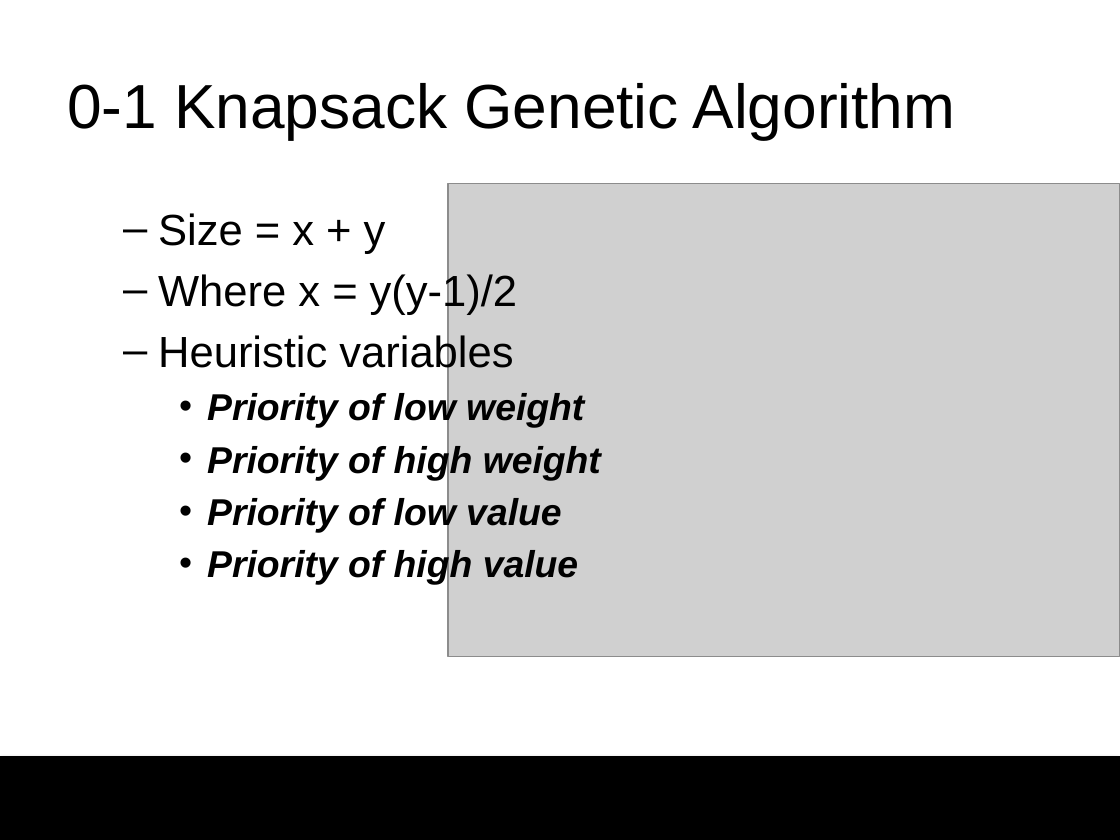
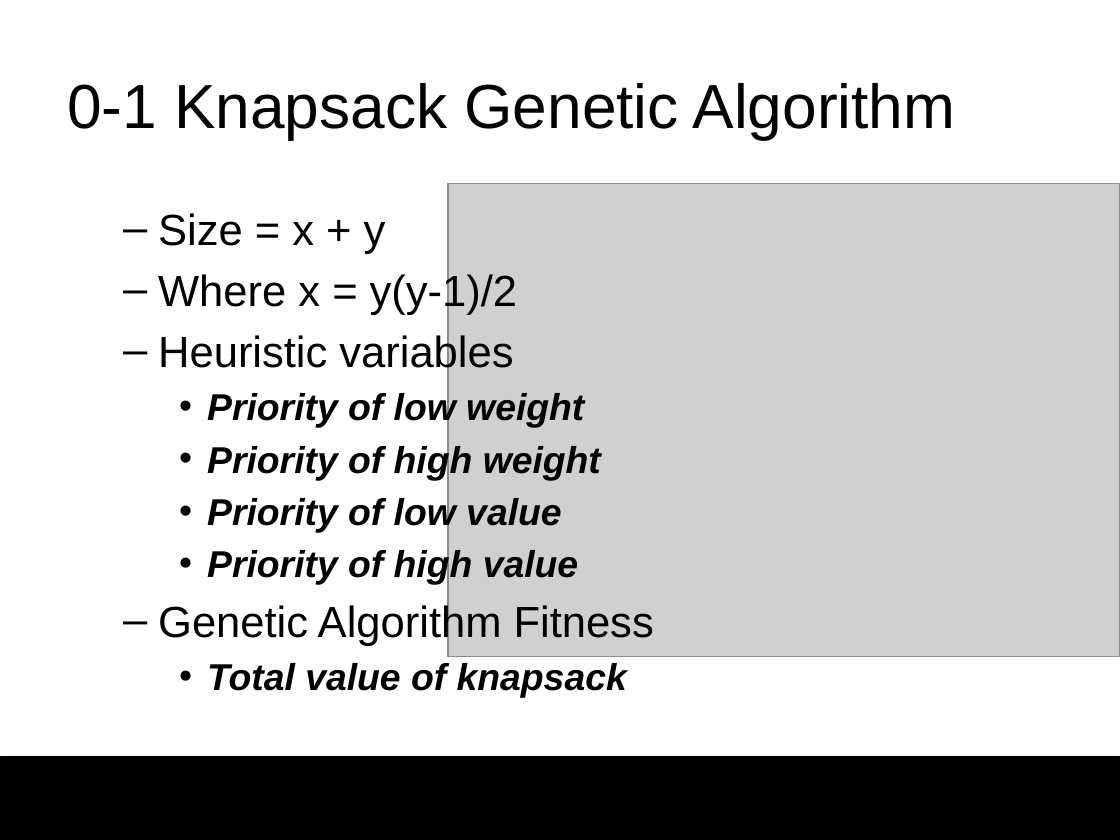
Before and after one commit to darrare/MS-Thesis, a slide deck: slide 6 of Documentation/Presentation.pptx. Drawn at 1120x840 pixels with LibreOffice and Linux fonts; fonts in the diff are those of the drawing; grey boxes stand for pictures; background and template pictures are left out. Boxes give left, top, right and bottom in pixels: in the first picture for what was removed or moved away, otherwise in the second. Text is boxed around its words. In the diff, an @@ line names an element or a change of style, - is before the commit and + after.

Commit message:
asd

```diff
--- a/Documentation/Presentation.pptx
+++ b/Documentation/Presentation.pptx
@@ text at bbox=[158, 602, 654, 698]: paragraphs added @@
+  – Genetic Algorithm Fitness
+    • Total value of knapsack
```
Also in this commit, not shown: 1 other slide changed, 11 slides added.
